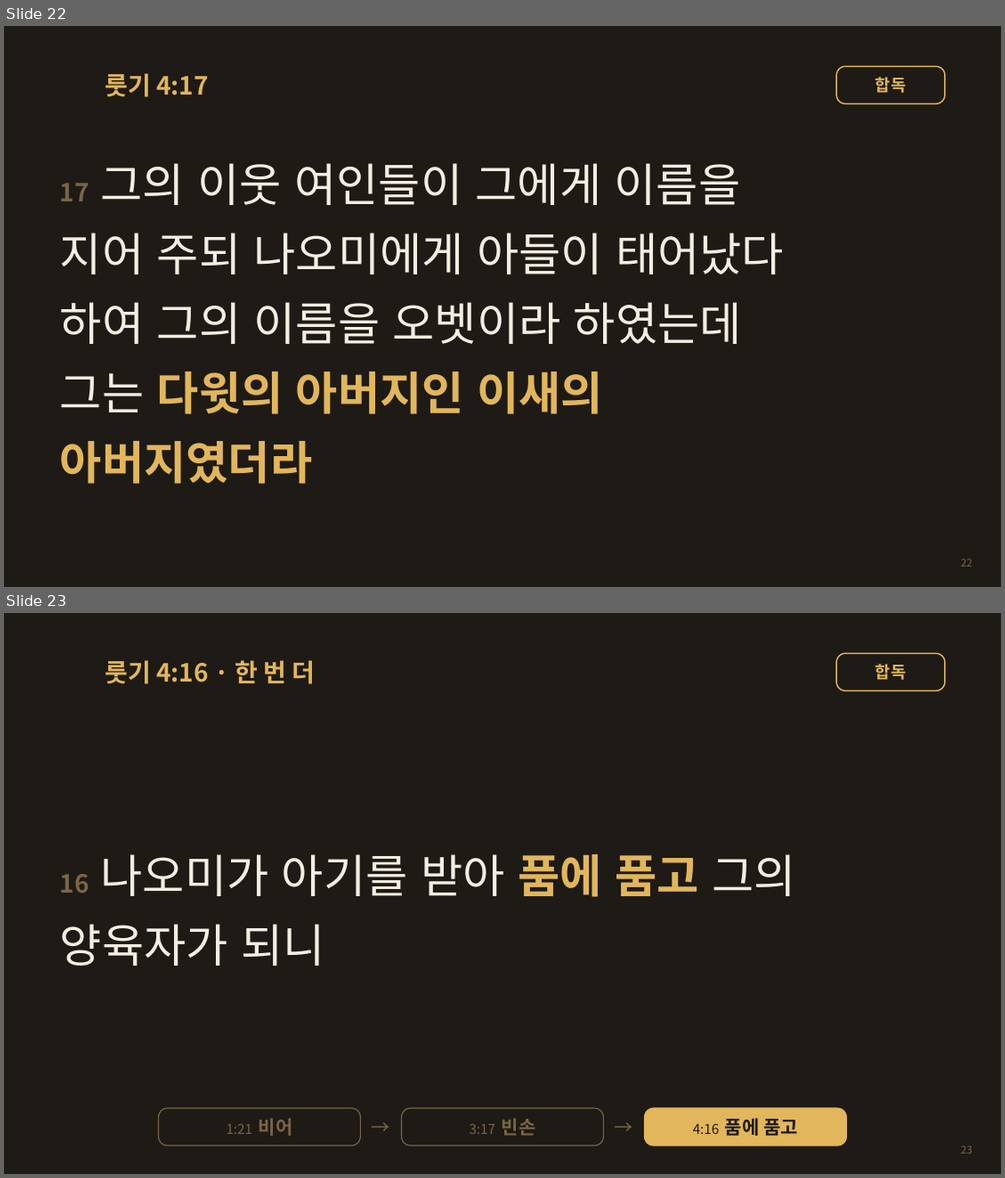
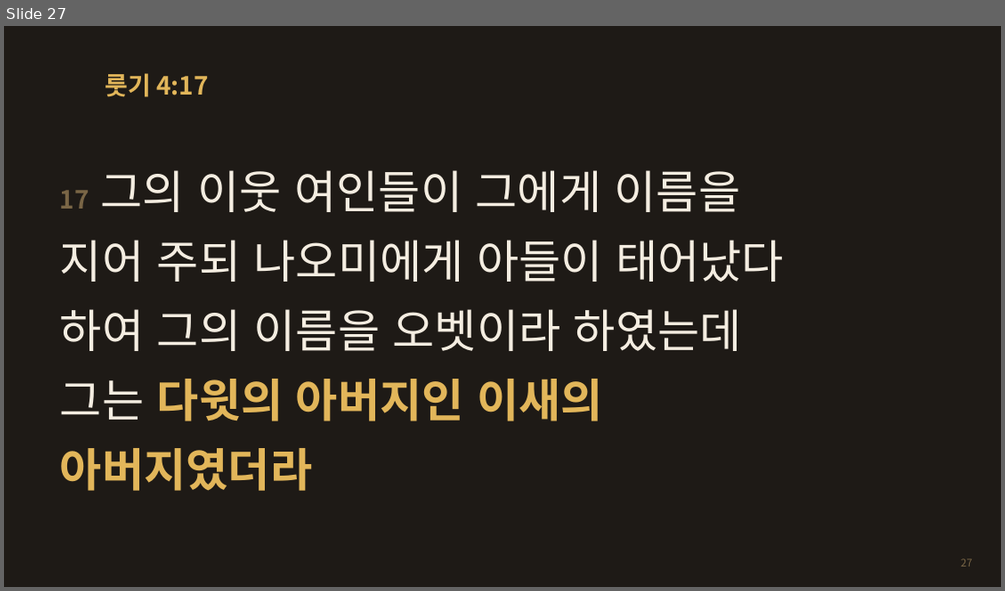
Before and after one commit to chleesarang/cys-terminal-javis, a slide deck: docs/sermons/ruth-naomi-hapdok.pptx. Shown one above the other, each under a label of ours: slides 22 and 23 before the commit, slide 27 after it. The pictures are 1005x1178 and 1005x591 pixels, drawn with LibreOffice and Linux fonts; fonts in the diff are those of the drawing; background and template pictures are left out. Boxes give left, top, right and bottom in pixels: in the first picture for what was removed or moved away, otherwise in the second. Text is boxed around its words. In the diff, an @@ line names an element or a change of style, - is before the commit and + after.

```diff
--- a/docs/sermons/ruth-naomi-hapdok.pptx
+++ b/docs/sermons/ruth-naomi-hapdok.pptx
@@ slide 23 removed at bbox=[4, 613, 1001, 1174], background #1E1A16 @@
@@ title removed at bbox=[105, 660, 315, 684] @@
-룻기 4:16 · 한 번 더
@@ rounded rectangle removed at bbox=[836, 653, 945, 690] @@
-합독
@@ text removed at bbox=[60, 854, 795, 965] @@
-16 나오미가 아기를 받아 품에 품고 그의
-양육자가 되니
@@ rounded rectangle removed at bbox=[159, 1108, 361, 1145] @@
-1:21 비어
@@ text removed at bbox=[361, 1108, 402, 1145] @@
-→
@@ rounded rectangle removed at bbox=[402, 1108, 604, 1145] @@
-3:17 빈손
@@ text removed at bbox=[604, 1108, 645, 1145] @@
-→
@@ rounded rectangle removed at bbox=[645, 1108, 847, 1145] @@
-4:16 품에 품고
@@ page number removed at bbox=[961, 1145, 972, 1153] @@
-23
@@ what was slide 22 is now slide 27 @@
@@ slide 27 changed as well @@
@@ rounded rectangle removed at bbox=[836, 66, 945, 103] @@
-합독
@@ text "17 그의 이웃 여인들이 그에게 ...": place and size @@
-text "17 그의 이웃 여인들이 그에게 ..." at bbox=[60, 163, 784, 483]
+text "17 그의 이웃 여인들이 그에게 ..." at bbox=[60, 170, 784, 491]
```
Also in this commit, not shown: 37 other slides changed, 7 slides added, 1 other slide removed, 2 other files.
